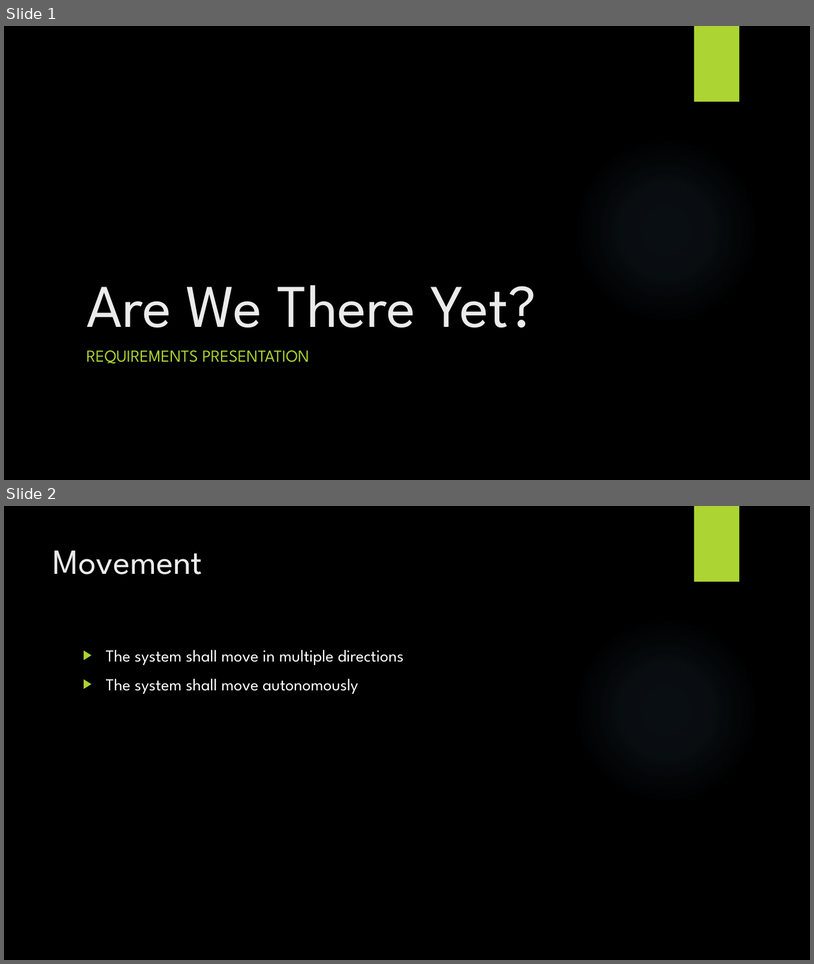
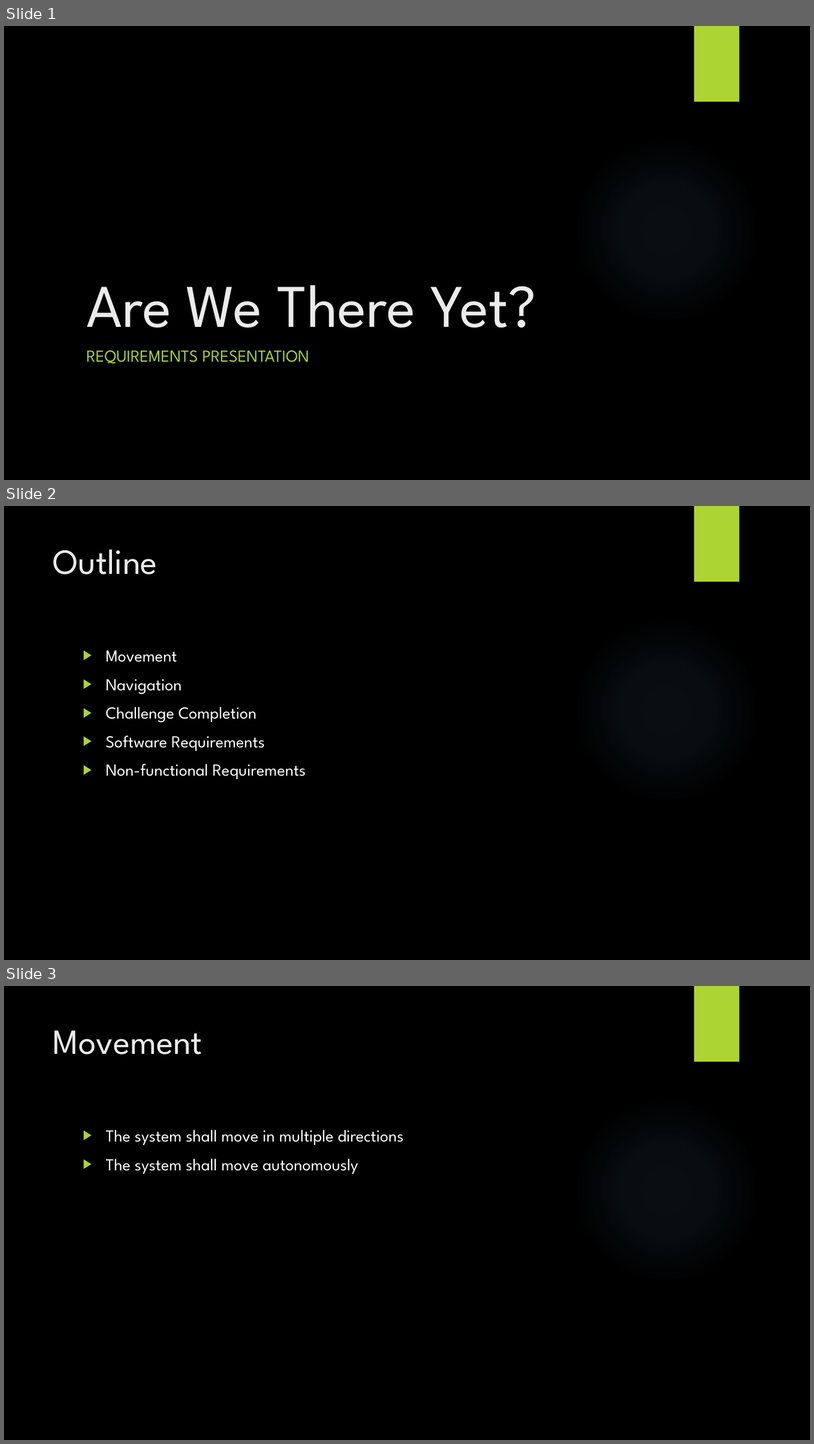
Before and after one commit to powellb1/CapStone, a slide deck: Documentation/Class Presentations/Requirements Presentation.pptx. Shown one above the other, each under a label of ours: slides 1 and 2 before the commit, slides 1, 2 and 3 after it. The pictures are 814x964 and 814x1444 pixels, drawn with LibreOffice and Linux fonts; fonts in the diff are those of the drawing; background and template pictures are left out. Boxes give left, top, right and bottom in pixels: in the first picture for what was removed or moved away, otherwise in the second. Text is boxed around its words. In the diff, an @@ line names an element or a change of style, - is before the commit and + after.

Commit message:
Req. Presentation Update
Tweaks to Req. Presentation including adding a reference and outline
slide.

```diff
--- a/Documentation/Class Presentations/Requirements Presentation.pptx
+++ b/Documentation/Class Presentations/Requirements Presentation.pptx
@@ slide 2 added at (4,506,810,960), background picture (left out); not listed: 2 template elements that a slide beside it also shows @@
@@ title added at (53,549,157,574), 42 pt, text #EBEBEB @@
+Outline
@@ text added at (106,650,306,779), 20 pt, text #FFFFFF @@
+▶ Movement
+▶ Navigation
+▶ Challenge Completion
+▶ Software Requirements
+▶ Non-functional Requirements
@@ what was slide 2 is now slide 3 @@
```
Also in this commit, not shown: 1 slide changed, 1 other slide added.
